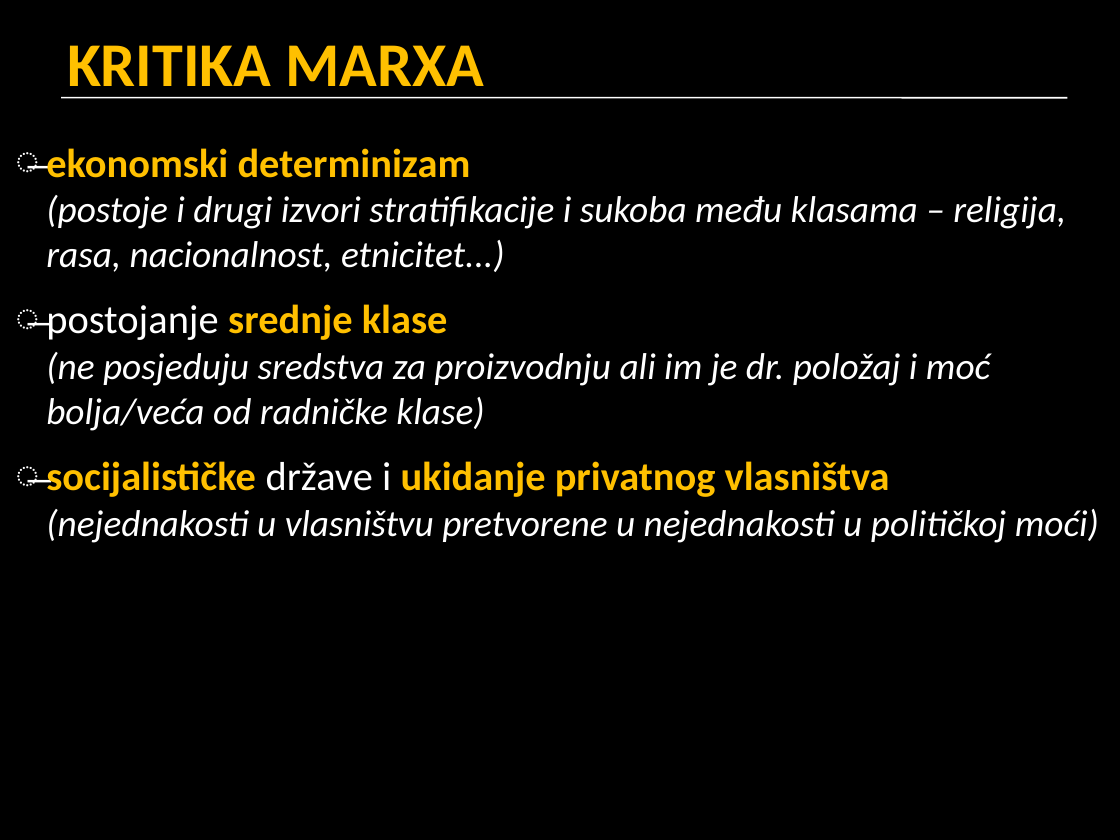
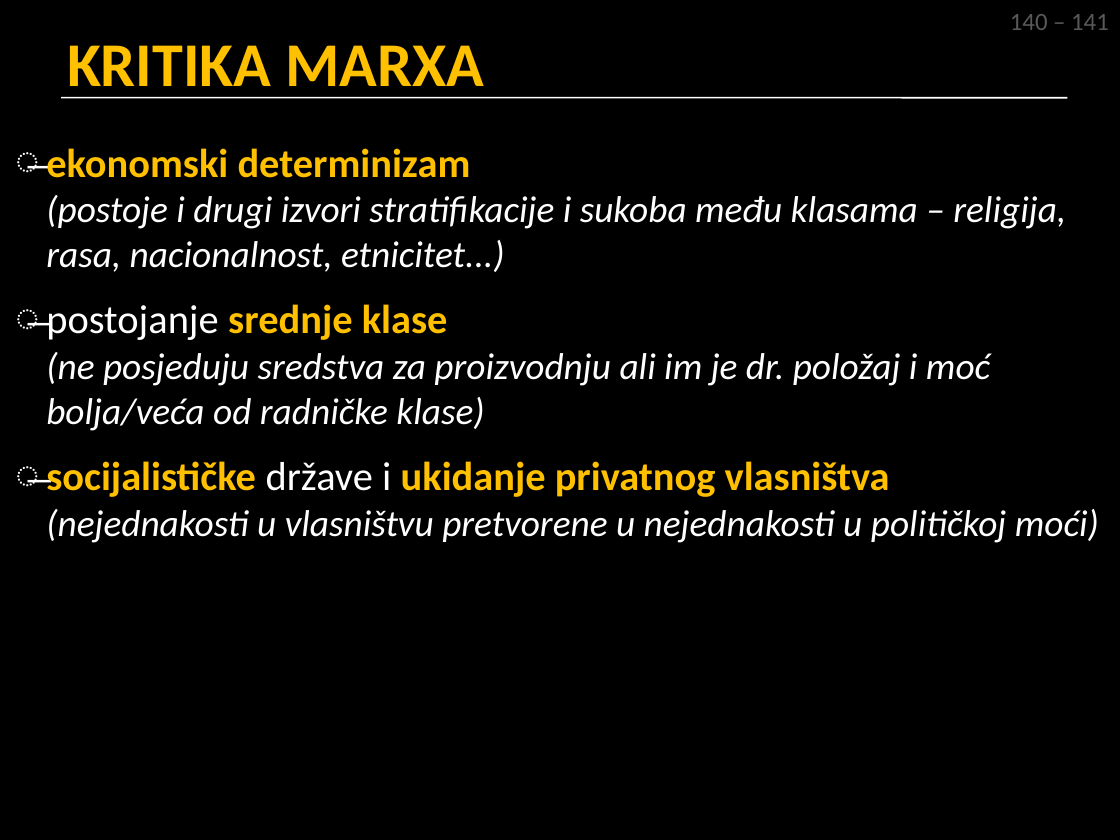
Before and after one commit to srednja-skola/sociologija, a slide deck: slide 19 of data/pptx/007_dr_nejednakosti_i_stratifikacija.pptx. Drawn at 1120x840 pixels with LibreOffice and Linux fonts; fonts in the diff are those of the drawing. Boxes give left, top, right and bottom in pixels: in the first picture for what was removed or moved away, otherwise in the second. Text is boxed around its words. In the diff, an @@ line names an element or a change of style, - is before the commit and + after.

```diff
--- a/data/pptx/007_dr_nejednakosti_i_stratifikacija.pptx
+++ b/data/pptx/007_dr_nejednakosti_i_stratifikacija.pptx
@@ text added at [1010, 14, 1109, 30], 16 pt, text #595959 @@
+140 – 141
```
Also in this commit, not shown: 24 other slides changed.
